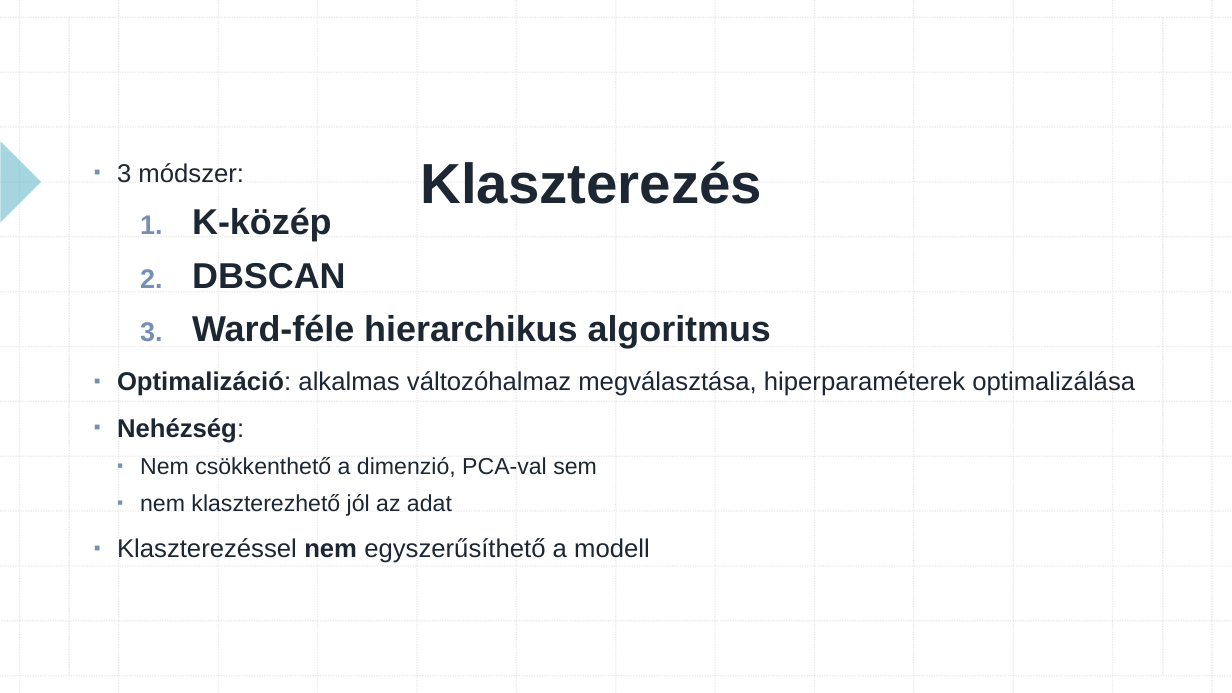
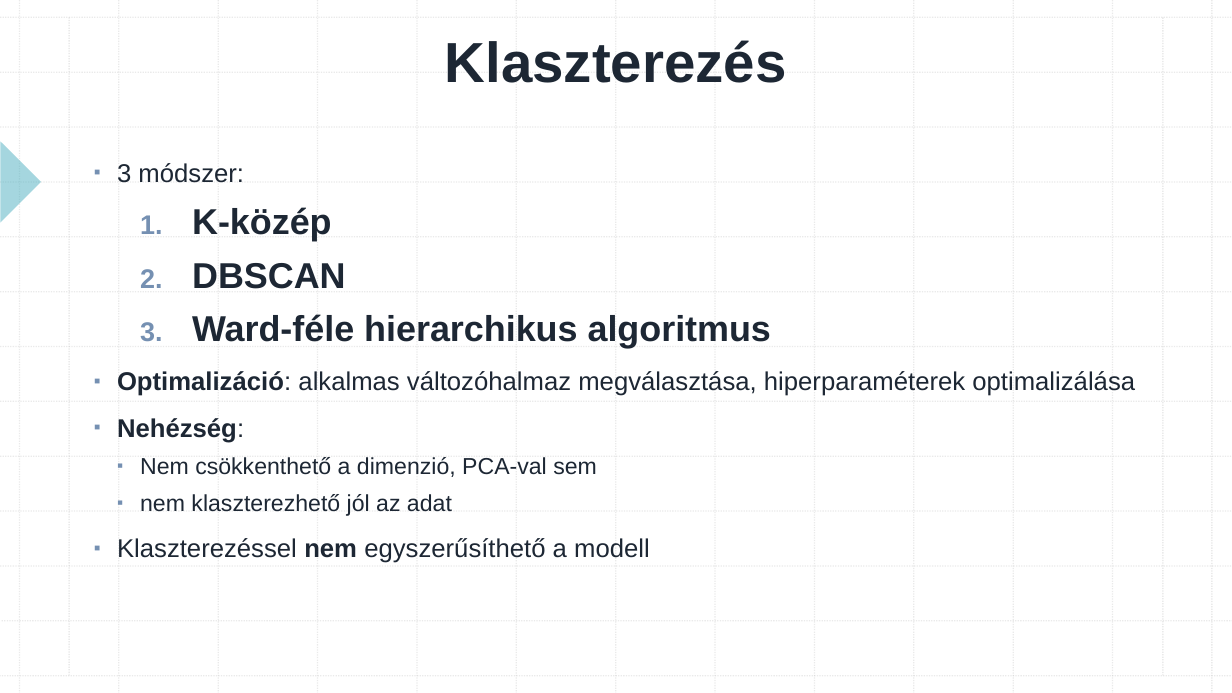
Before and after one commit to konderal333/-nkutfel, a slide deck: slide 10 of TDK prezi.pptx. Drawn at 1232x693 pixels with LibreOffice and Linux fonts; fonts in the diff are those of the drawing. Boxes give left, top, right and bottom in pixels: in the first picture for what was removed or moved away, otherwise in the second. Text is boxed around its words. In the diff, an @@ line names an element or a change of style, - is before the commit and + after.

```diff
--- a/TDK prezi.pptx
+++ b/TDK prezi.pptx
@@ title "Klaszterezés": place and size @@
-title "Klaszterezés" at (420, 161, 762, 204)
+title "Klaszterezés" at (445, 40, 787, 83)
```
Also in this commit, not shown: 1 other slide changed.
